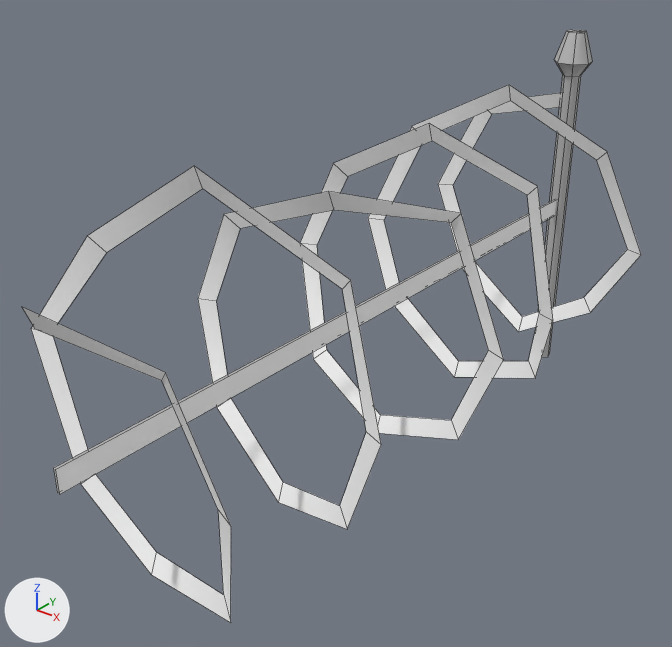
The FBX model Assets/Models/barbedWire.fbx, before and after one commit.
Rendered twice from a camera (50 mm lens) standing at (0.0781, -0.0779, 0.0857) and looking at (-0.0049, 0.0259, 0.0213). Lighting does not change. The marker at lower left points along +X, +Y and +Z. Mesh edges are drawn as thin lines. Where no turn or scale is listed for an object, it has been applied to the vertices.

Objects in the first picture: 'helixWire', 'middleWire', 'middleWire1', 'pole'.
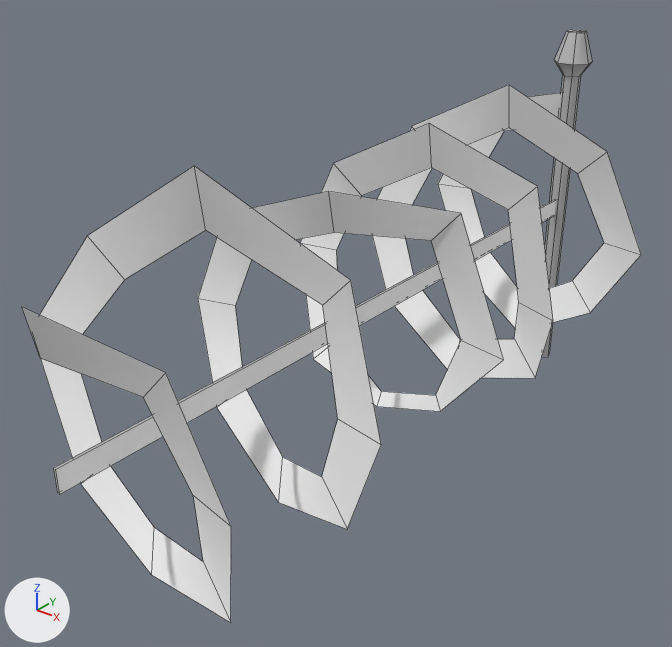
Location of each change, [x1, y1, x2, y2] in pixels of the pictures (672 x 647 px; the box of a moved part takes in the faces that stretch with it):
part 1 of me_mesh, moved or reshaped
    both: [22, 86, 638, 623]

What changed in the scene script:
```text
Change me_mesh:
    where me_mesh.from_pydata(...)  # 82 vertices, 40 faces; spans x -0.0252..0.0252, y -0.0618..0.0618, z -0.0272..0.0272
    used by ob_helixwire; location = (0.0006, 0.0306, 0.0281)
    me_mesh part 1: 43 of the vertices in x -0.0222..0.0222, y -0.0606..0.0618, z -0.0272..0.0242 are scaled about their middle by (0.8, 1, 0.8)
```
